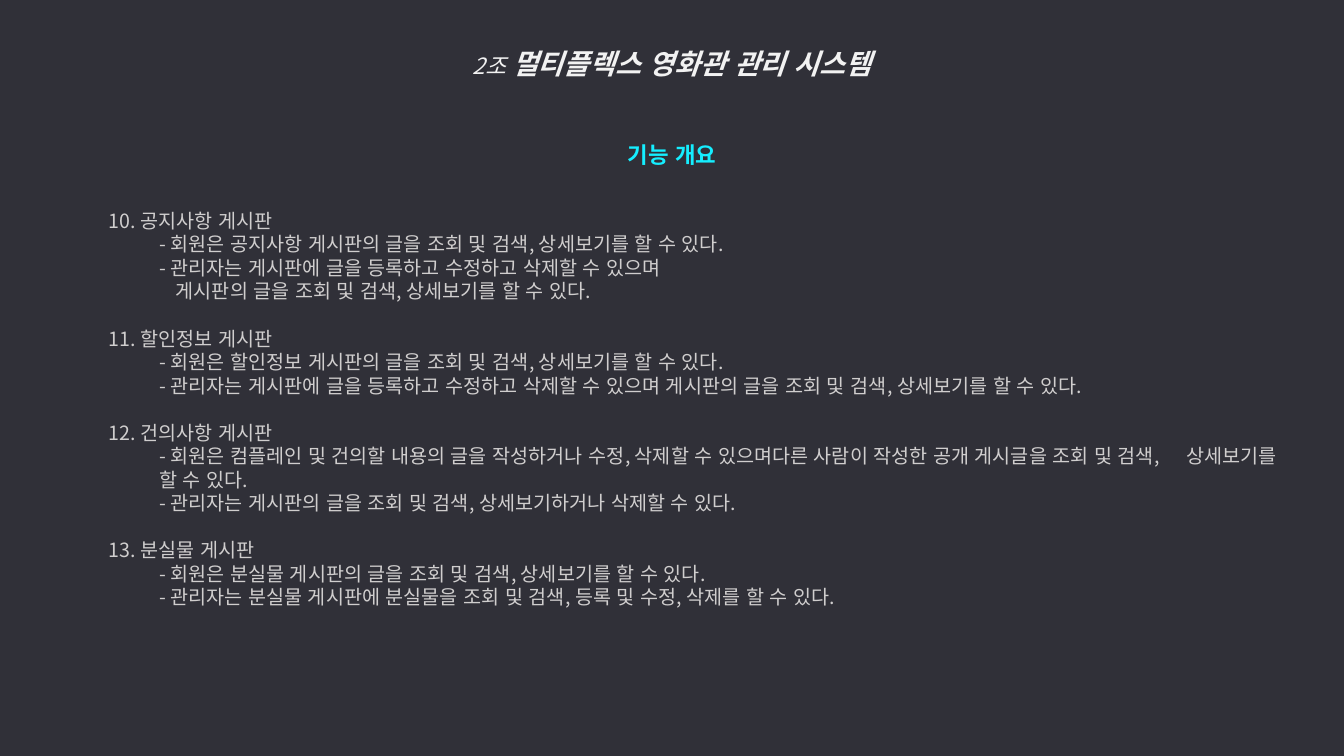
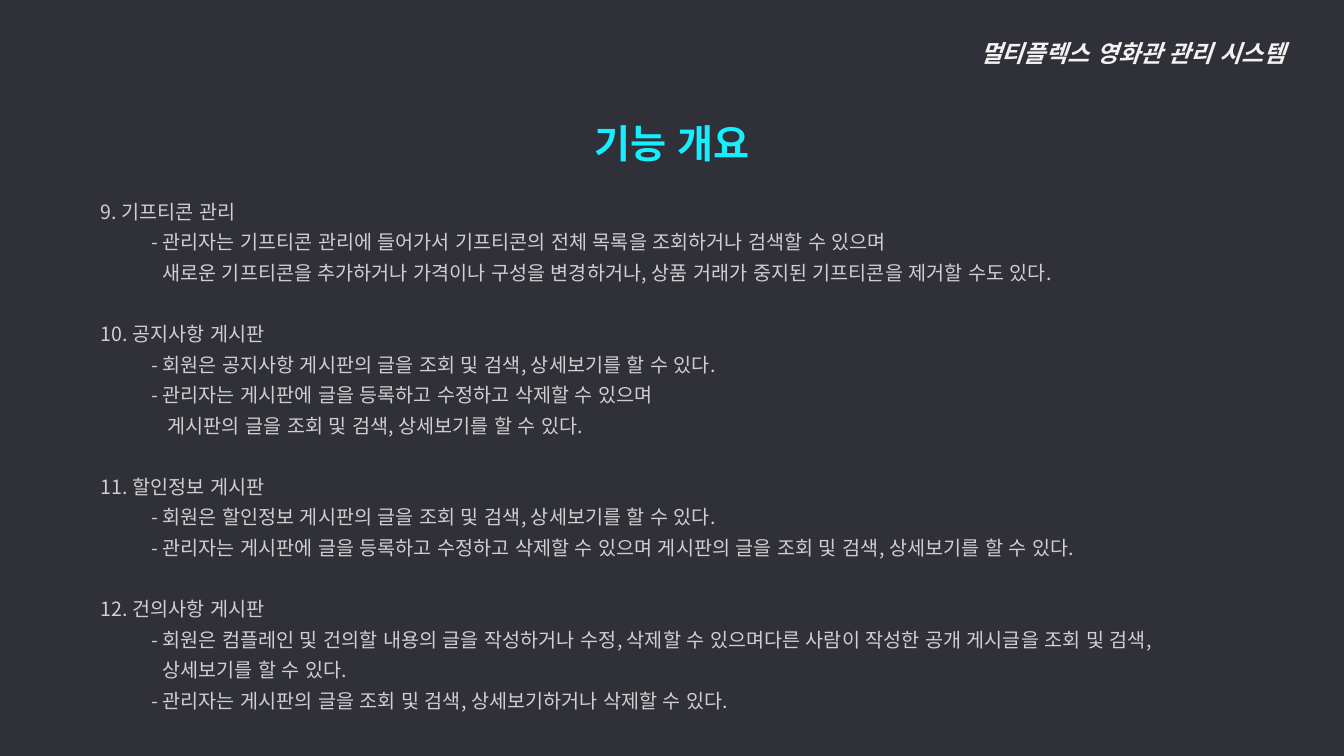
Before and after one commit to ywc-412/MultiplexTeamProject, a slide deck: slide 6 of 2조 시스템개요, 요구사항 정의.pptx (slide 5 before the commit). Drawn at 1344x756 pixels with LibreOffice and Linux fonts; fonts in the diff are those of the drawing. Boxes give left, top, right and bottom in pixels: in the first picture for what was removed or moved away, otherwise in the second. Text is boxed around its words. In the diff, an @@ line names an element or a change of style, - is before the commit and + after.

Commit message:
요구사항정의 추가

```diff
--- a/2조 시스템개요, 요구사항 정의.pptx
+++ b/2조 시스템개요, 요구사항 정의.pptx
@@ text at (980, 42, 1285, 64): text changed; size 20 to 17 pt @@
-2조 멀티플렉스 영화관 관리 시스템
+멀티플렉스 영화관 관리 시스템
@@ text added at (595, 125, 749, 162), 28 pt, text #15EEFF, bold @@
+기능 개요
@@ text "9. 기프티콘 관리": place and size @@
-text "9. 기프티콘 관리" at (109, 144, 1160, 608)
+text "9. 기프티콘 관리" at (101, 203, 1152, 712)
@@ text at (101, 203, 1052, 284): text changed; size 16 to 14 pt; text colour #15EEFF to #D0CECE; bold off @@
-기능 개요
+  9. 기프티콘 관리
+    - 관리자는 기프티콘 관리에 들어가서 기프티콘의 전체 목록을 조회하거나 검색할 수 있으며
+    새로운 기프티콘을 추가하거나 가격이나 구성을 변경하거나, 상품 거래가 중지된 기프티콘을 제거할 수도 있다.
@@ text at (101, 324, 1074, 712): line spacing 1 to 1.3 @@
@@ text at (109, 541, 835, 608): paragraphs removed @@
-  13. 분실물 게시판
-    - 회원은 분실물 게시판의 글을 조회 및 검색, 상세보기를 할 수 있다.
-    - 관리자는 분실물 게시판에 분실물을 조회 및 검색, 등록 및 수정, 삭제를 할 수 있다.
@@ text at (162, 630, 1152, 679): text changed @@
-    - 회원은 컴플레인 및 건의할 내용의 글을 작성하거나 수정, 삭제할 수 있으며다른 사람이 작성한 공개 게시글을 조회 및 검색, 상세보기를 할 수 있다.
+    - 회원은 컴플레인 및 건의할 내용의 글을 작성하거나 수정, 삭제할 수 있으며다른 사람이 작성한 공개 게시글을 조회 및 검색,
+    상세보기를 할 수 있다.
```
Also in this commit, not shown: 5 other slides changed, 11 slides added, 1 other file.
